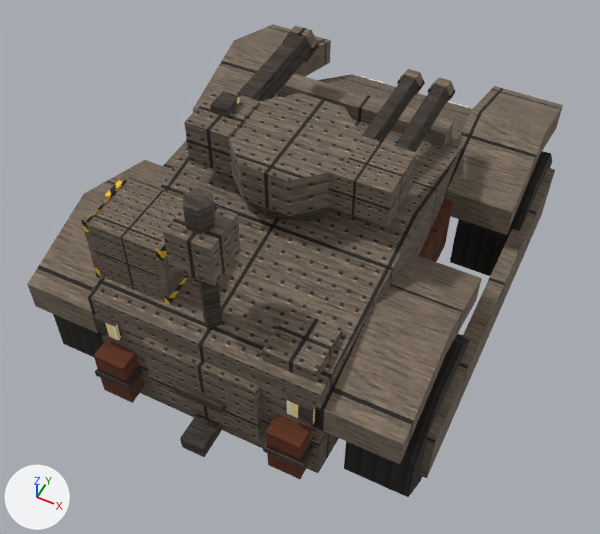
What one commit did to the glTF model art/models/prairie_dog.glb.
Camera for both pictures: a 50 mm lens placed at (32.4, -71.4, 93.5), pointed at (0.9, -8.3, 14.6). The lights are fixed; the arrows at lower left show +X, +Y and +Z. The older version comes first. Where no turn or scale is listed for an object, it has been applied to the vertices. Vertices at exactly the same position are counted once.

The first picture shows 'arch', 'arch.001', 'arch.002', 'arch.003', 'body', 'rack', 'rear_hatch', 'receiver.001', 'sensor_head', 'skirt', 'skirt.001', 'turret', 'wheel.001', 'wheel.003' and 26 more.
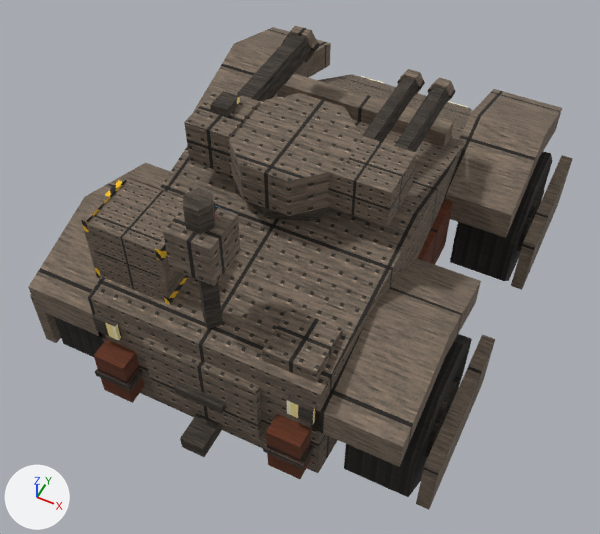
Diff of the bpy script that builds the scene:
```diff
--- a/art/models/prairie_dog.glb.py
+++ b/art/models/prairie_dog.glb.py
@@ me_arch @@
 # used by ob_arch; location = (0.0, 0.0, 0.0)
-me_arch.from_pydata(...)  # 12 vertices, 20 faces; spans x -23.0..-13.0, y 6.0..30.0, z 17.5..25.5
+me_arch.from_pydata(...)  # 12 vertices, 20 faces; spans x -23.0..-13.0, y 6.0..30.0, z 17.0..25.0
+# me_arch part 3: the whole mesh is moved by (0.0, 0.0, -0.5)
 me_arch.materials.append(mat_steel_plate)
@@ me_arch_001 @@
 # used by ob_arch_001; location = (0.0, 0.0, 0.0)
-me_arch_001.from_pydata(...)  # 12 vertices, 20 faces; spans x 13.0..23.0, y 6.0..30.0, z 17.5..25.5
+me_arch_001.from_pydata(...)  # 12 vertices, 20 faces; spans x 13.0..23.0, y 6.0..30.0, z 17.0..25.0
+# me_arch_001 part 4: the whole mesh is moved by (0.0, 0.0, -0.5)
 me_arch_001.materials.append(mat_steel_plate)
@@ me_arch_002 @@
 # used by ob_arch_002; location = (0.0, 0.0, 0.0)
-me_arch_002.from_pydata(...)  # 12 vertices, 20 faces; spans x -23.0..-13.0, y -30.0..-6.0, z 17.5..25.5
+me_arch_002.from_pydata(...)  # 12 vertices, 20 faces; spans x -23.0..-13.0, y -30.0..-6.0, z 17.0..25.0
+# me_arch_002 part 5: the whole mesh is moved by (0.0, 0.0, -0.5)
 me_arch_002.materials.append(mat_steel_plate)
@@ me_arch_003 @@
 # used by ob_arch_003; location = (0.0, 0.0, 0.0)
-me_arch_003.from_pydata(...)  # 12 vertices, 20 faces; spans x 13.0..23.0, y -30.0..-6.0, z 17.5..25.5
+me_arch_003.from_pydata(...)  # 12 vertices, 20 faces; spans x 13.0..23.0, y -30.0..-6.0, z 17.0..25.0
+# me_arch_003 part 6: the whole mesh is moved by (0.0, 0.0, -0.5)
 me_arch_003.materials.append(mat_steel_plate)
@@ me_skirt @@
 # used by ob_skirt; location = (0.0, 0.0, 0.0)
-me_skirt.from_pydata(...)  # 8 vertices, 12 faces; spans x -25.0..-23.0, y -24.0..24.0, z 6.0..15.0
+me_skirt.from_pydata(...)  # 8 vertices, 12 faces; spans x -26.6..-25.0, y 8.5..27.5, z 6.0..15.0
+# me_skirt part 1: the whole mesh is scaled about its middle by (0.8, 0.396, 1), then moved by (-1.8, 18.0, 0.0)
 me_skirt.materials.append(mat_steel_plate)
@@ me_skirt_001 @@
 # used by ob_skirt_001; location = (0.0, 0.0, 0.0)
-me_skirt_001.from_pydata(...)  # 8 vertices, 12 faces; spans x 23.0..25.0, y -24.0..24.0, z 6.0..15.0
+me_skirt_001.from_pydata(...)  # 8 vertices, 12 faces; spans x 25.0..26.6, y 8.5..27.5, z 6.0..15.0
+# me_skirt_001 part 2: the whole mesh is scaled about its middle by (0.8, 0.396, 1), then moved by (1.8, 18.0, 0.0)
 me_skirt_001.materials.append(mat_steel_plate)
@@ me_skirt_stub_003 @@
+me_skirt_stub_003.from_pydata(...)  # an 8-sided cylinder along x spanning x 24.2..25.6, y -19.6..-16.4, z 8.4..11.6
+me_skirt_stub_003.materials.append(mat_steel_dark)  # picture img_dark
@@ me_skirt_003 @@
+me_skirt_003.from_pydata(...)  # a box spanning x 25.0..26.6, y -27.5..-8.5, z 6.0..15.0
+me_skirt_003.materials.append(mat_steel_plate)  # picture img_plate
@@ me_skirt_002 @@
+me_skirt_002.from_pydata(...)  # a box spanning x -26.6..-25.0, y -27.5..-8.5, z 6.0..15.0
+me_skirt_002.materials.append(mat_steel_plate)  # picture img_plate
@@ ob_skirt_stub_003 @@
+ob_skirt_stub_003 = bpy.data.objects.new('skirt_stub.003', me_skirt_stub_003)
+ob_skirt_stub_003.location = (0.0, 0.0, 0.0)
@@ ob_skirt_003 @@
+ob_skirt_003 = bpy.data.objects.new('skirt.003', me_skirt_003)
+ob_skirt_003.location = (0.0, 0.0, 0.0)
@@ ob_skirt_002 @@
+ob_skirt_002 = bpy.data.objects.new('skirt.002', me_skirt_002)
+ob_skirt_002.location = (0.0, 0.0, 0.0)
```

Changed parts and their boxes [x1, y1, x2, y2] in the pictures (600 x 534 px):
'arch.003', moved: before [313, 255, 482, 464]; after [311, 258, 481, 467]
'arch.001', moved: before [445, 86, 563, 235]; after [445, 89, 562, 238]
'skirt.001', moved, rescaled (54% narrower, 56% shorter): before [419, 168, 555, 478]; after [511, 155, 573, 290]
'arch.002', moved: before [27, 160, 172, 336]; after [28, 163, 171, 339]
'arch', moved: before [193, 24, 331, 112]; after [193, 27, 331, 112]
'skirt.003', added (brown): after [416, 334, 495, 510]
'skirt.002', added (brown): after [30, 294, 61, 343]
'skirt', moved, rescaled (not visible afterwards): before [163, 140, 187, 169]
'skirt_stub.003', added (mostly hidden): after [440, 405, 451, 429]
